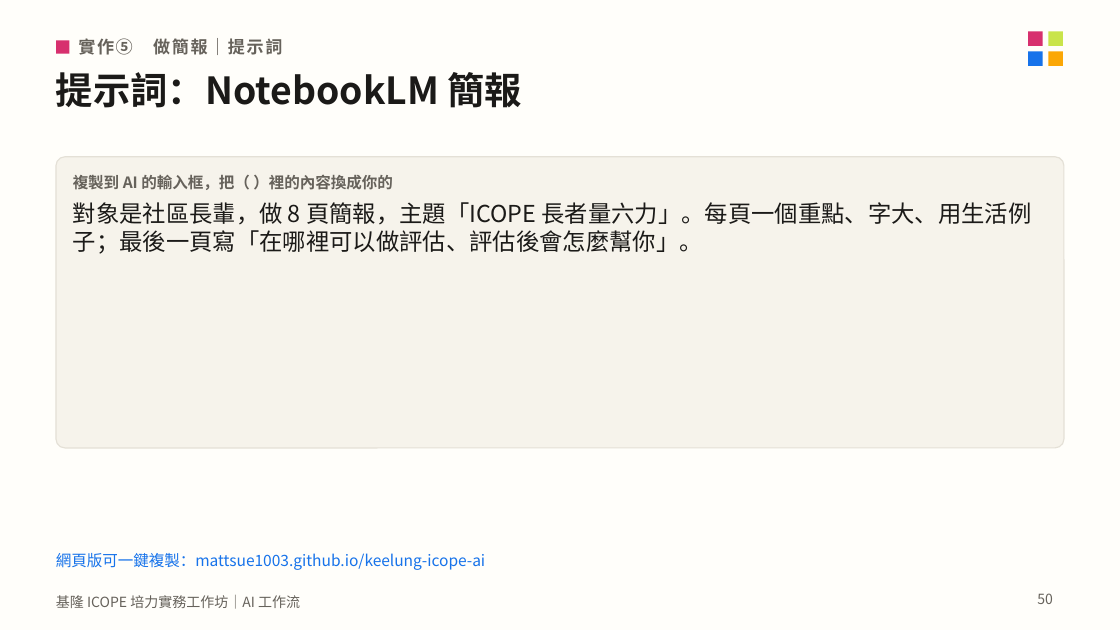
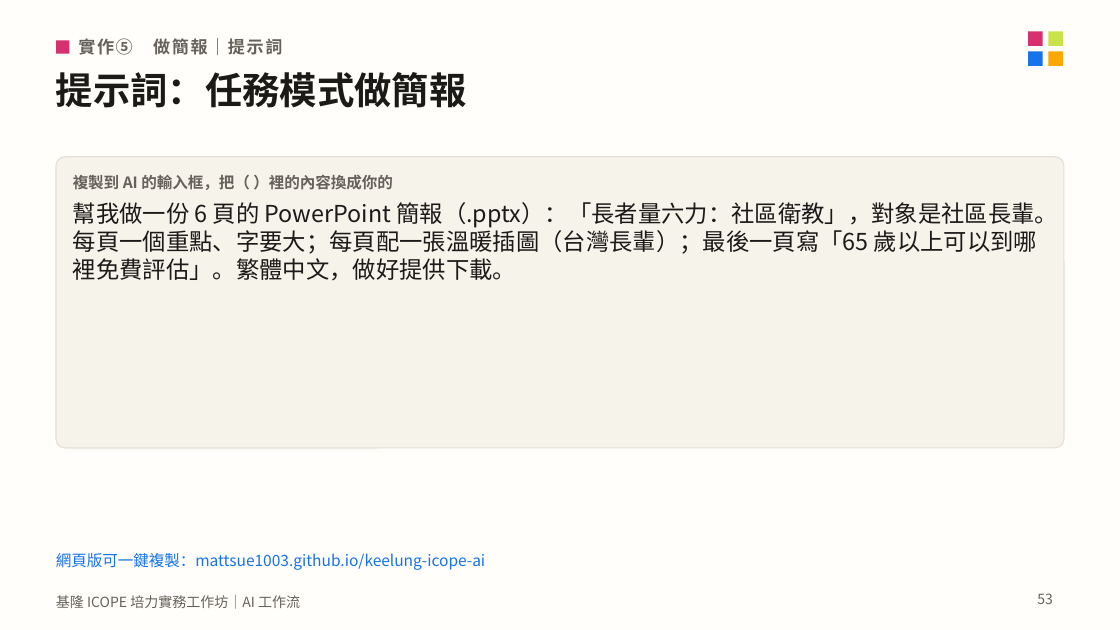
Before and after one commit to mattsue1003/keelung-icope-ai, a slide deck: slide 53 of 基隆ICOPE_AI工作坊_講義.pptx (slide 50 before the commit). Drawn at 1120x630 pixels with LibreOffice and Linux fonts; fonts in the diff are those of the drawing. Boxes give left, top, right and bottom in pixels: in the first picture for what was removed or moved away, otherwise in the second. Text is boxed around its words. In the diff, an @@ line names an element or a change of style, - is before the commit and + after.

```diff
--- a/基隆ICOPE_AI工作坊_講義.pptx
+++ b/基隆ICOPE_AI工作坊_講義.pptx
@@ text at bbox=[56, 72, 467, 108]: text changed @@
-提示詞：NotebookLM 簡報
+提示詞：任務模式做簡報
@@ text at bbox=[73, 202, 1058, 281]: text changed @@
-對象是社區長輩，做 8 頁簡報，主題「ICOPE 長者量六力」。每頁一個重點、字大、用生活例子；最後一頁寫「在哪裡可以做評估、評估後會怎麼幫你」。
+幫我做一份 6 頁的 PowerPoint 簡報（.pptx）：「長者量六力：社區衛教」，對象是社區長輩。每頁一個重點、字要大；每頁配一張溫暖插圖（台灣長輩）；最後一頁寫「65 歲以上可以到哪裡免費評估」。繁體中文，做好提供下載。
@@ page number at bbox=[1037, 593, 1053, 604]: text changed @@
-50
+53
```
Also in this commit, not shown: 2 other slides changed, 13 slides added, 1 slide removed, 39 other files.
